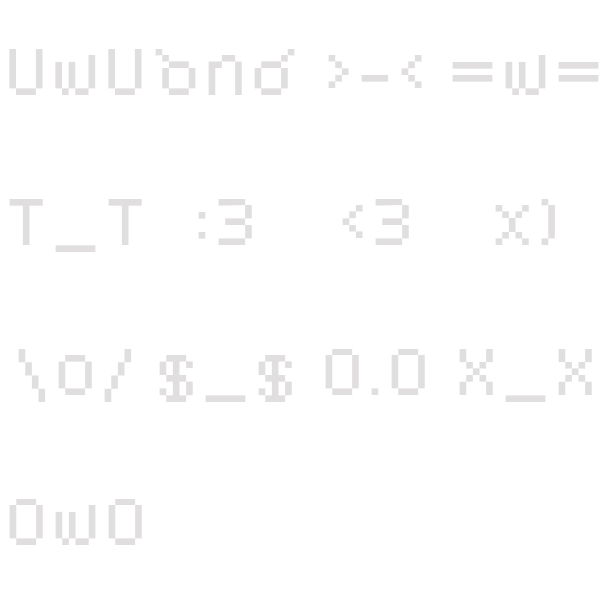
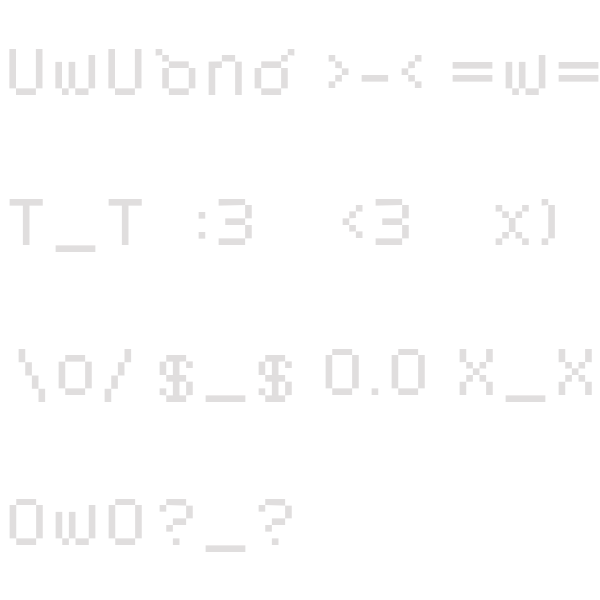
Two versions of the same layered image (w=600, h=600). Layer-by-layer changes:
added layer "?_?" above "bg" over (x1=159, y1=499, x2=292, y2=552)
